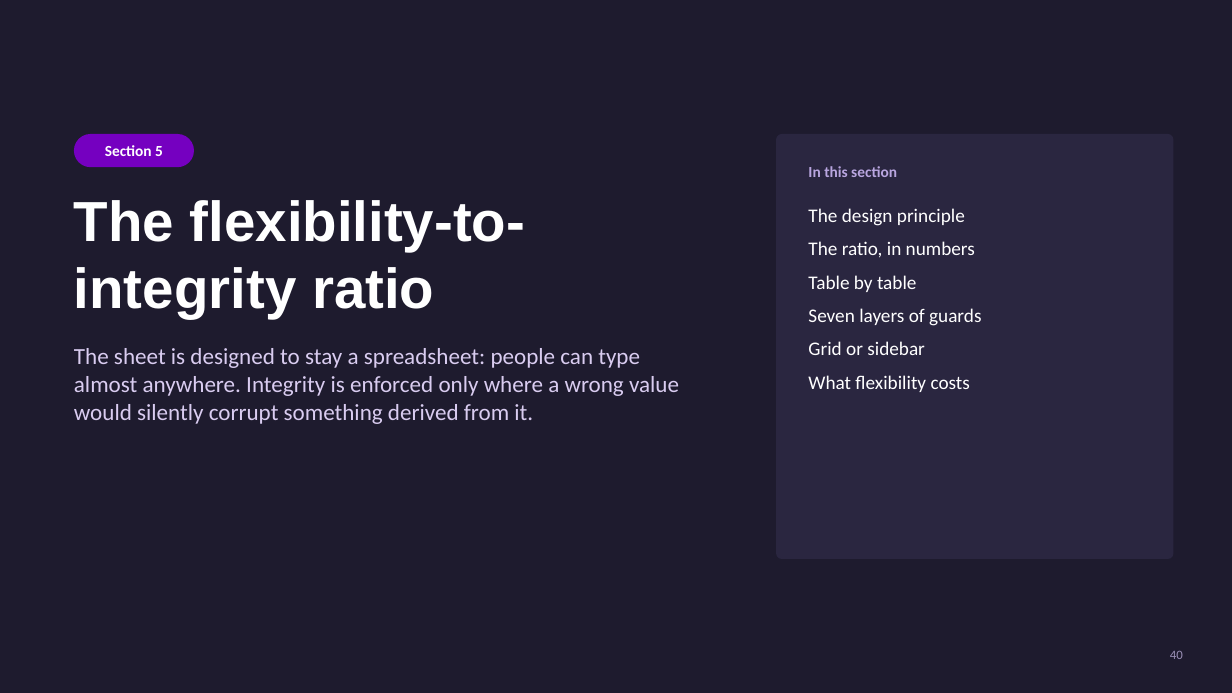
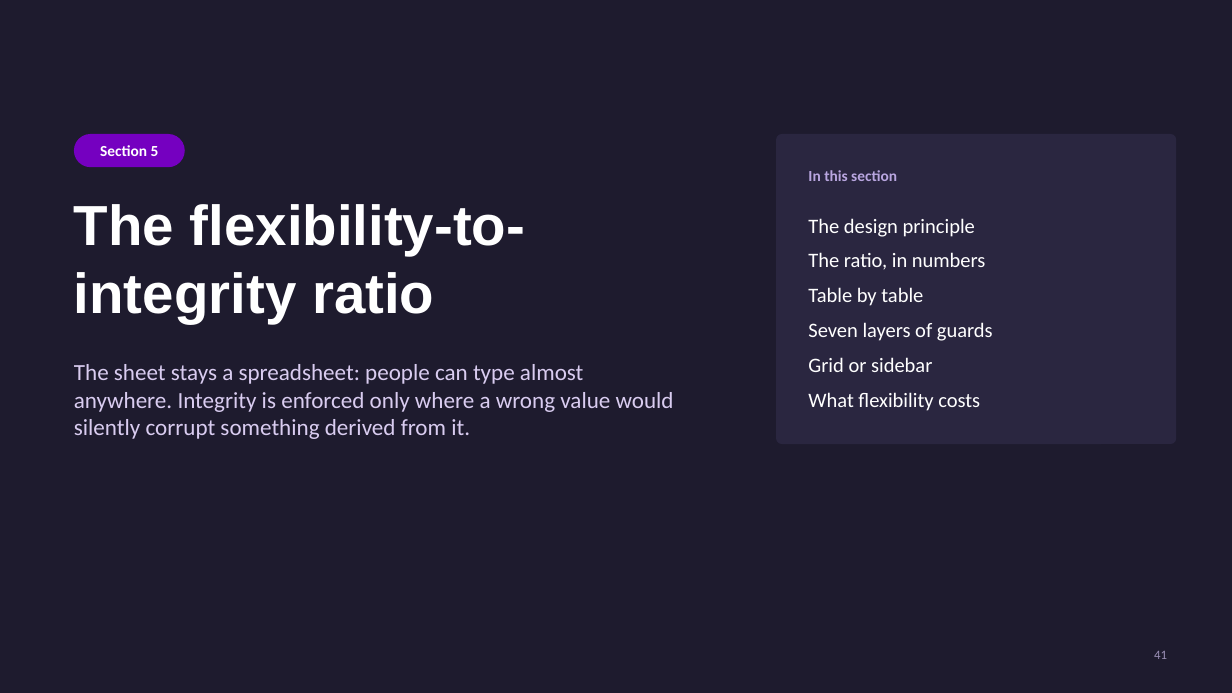
Before and after one commit to hugoglvs/WorkspaceTM, a slide deck: slide 41 of docs/WorkspacePM User Guide.pptx (slide 40 before the commit). Drawn at 1232x693 pixels with LibreOffice and Linux fonts; fonts in the diff are those of the drawing. Boxes give left, top, right and bottom in pixels: in the first picture for what was removed or moved away, otherwise in the second. Text is boxed around its words. In the diff, an @@ line names an element or a change of style, - is before the commit and + after.

```diff
--- a/docs/WorkspacePM User Guide.pptx
+++ b/docs/WorkspacePM User Guide.pptx
@@ rounded rectangle "Section 5": place and size @@
-rounded rectangle "Section 5" at box(74, 134, 194, 167)
+rounded rectangle "Section 5" at box(74, 134, 185, 167)
@@ rounded rectangle "Section 5" at box(74, 134, 185, 167): proportions changed @@
@@ rounded rectangle at box(776, 134, 1177, 445): proportions changed @@
@@ rounded rectangle: place and size @@
-rounded rectangle at box(776, 134, 1174, 559)
+rounded rectangle at box(776, 134, 1177, 445)
@@ text "In this section": place and size @@
-text "In this section" at box(808, 166, 897, 177)
+text "In this section" at box(808, 170, 897, 181)
@@ title "The flexibility-to-integrity ratio": place and size @@
-title "The flexibility-to-integrity ratio" at box(74, 200, 525, 319)
+title "The flexibility-to-integrity ratio" at box(74, 204, 525, 324)
@@ text "The design principle": place and size @@
-text "The design principle" at box(808, 208, 981, 392)
+text "The design principle" at box(808, 218, 993, 411)
@@ text "The design principle" at box(808, 218, 993, 411): size 15 to 16 pt; less space between paragraphs @@
@@ text at box(74, 364, 674, 439): text changed @@
-The sheet is designed to stay a spreadsheet: people can type almost anywhere. Integrity is enforced only where a wrong value would silently corrupt something derived from it.
+The sheet stays a spreadsheet: people can type almost anywhere. Integrity is enforced only where a wrong value would silently corrupt something derived from it.
@@ page number added at box(1154, 651, 1167, 659), 10 pt, text #9A8FB5 @@
+41
@@ page number removed at box(1170, 651, 1183, 659) @@
-40
```
Also in this commit, not shown: 50 other slides changed, 1 slide added, 27 other files.
